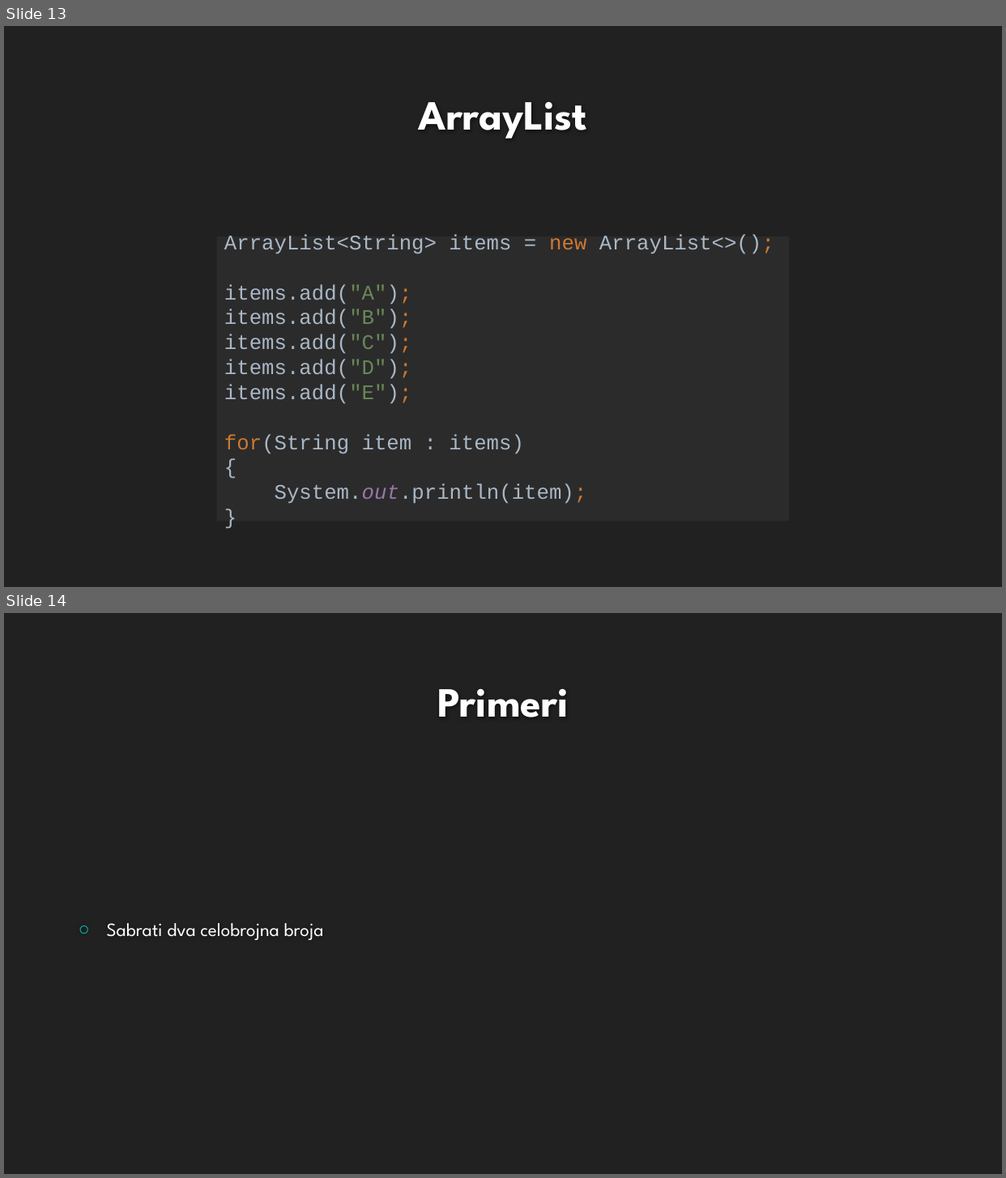
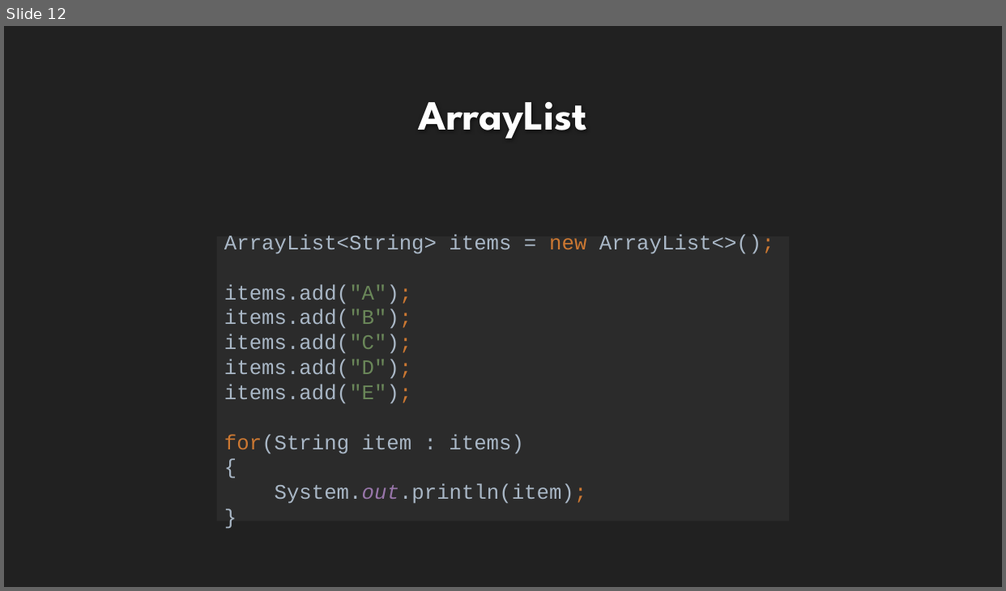
Before and after one commit to ivan95603/Blok2018, a slide deck: JAVA.pptx. Shown one above the other, each under a label of ours: slides 13 and 14 before the commit, slide 12 after it. The pictures are 1006x1178 and 1006x591 pixels, drawn with LibreOffice and Linux fonts; fonts in the diff are those of the drawing; background and template pictures are left out. Boxes give left, top, right and bottom in pixels: in the first picture for what was removed or moved away, otherwise in the second. Text is boxed around its words. In the diff, an @@ line names an element or a change of style, - is before the commit and + after.

```diff
--- a/JAVA.pptx
+++ b/JAVA.pptx
@@ slide 14 removed at bbox=[4, 613, 1002, 1174], background #212121 @@
@@ title removed at bbox=[437, 689, 568, 717] @@
-Primeri
@@ text removed at bbox=[107, 923, 324, 940] @@
-○ Sabrati dva celobrojna broja
@@ what was slide 13 is now slide 12 @@
```
Also in this commit, not shown: 1 slide changed, 2 slides added, 1 other slide removed, 14 other files.
